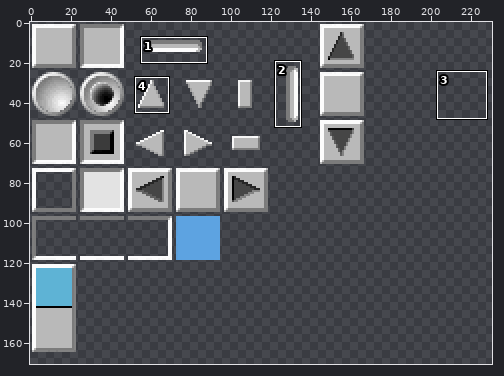
Two versions of one sprite sheet, images/GuiDefaultTheme.png. The first picture is a wide view before the edit; the outline marks the close-up.
Close-up. First the earlier version:
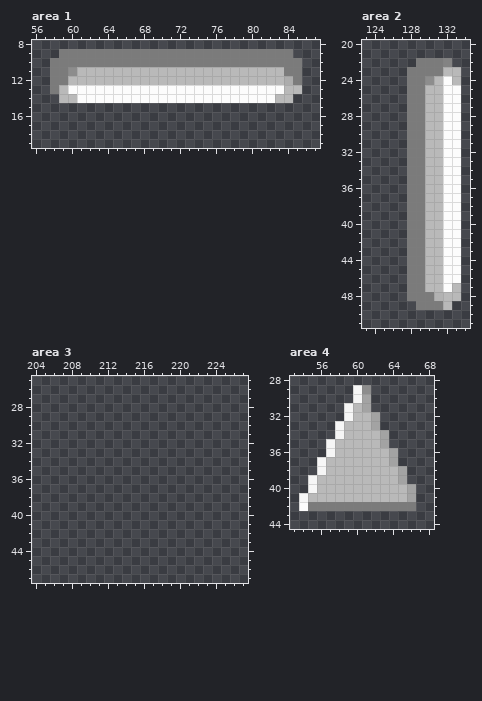
The file is 256x256 pixels. Pixels under 10% opacity are left out. Colours within 5 levels of each other are drawn and written as one. Shown: area 1: x 56..87, y 8..19; area 2: x 123..134, y 20..51; area 3: x 204..227, y 25..47; area 4: x 53..68, y 28..44. The wide view leaves out empty margins. The commit also changed other parts of the picture, which this record leaves out.
The same view after the edit:
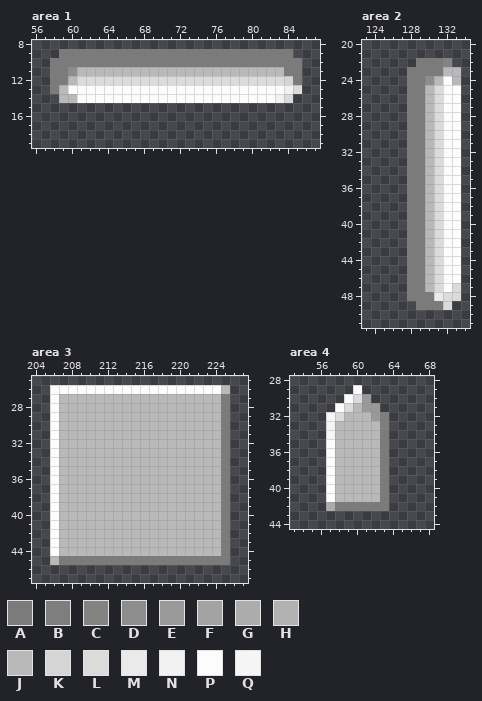
Palette (. is transparent): A #7b7b7b  B #808080f6  C #838383  D #8d8d8d  E #999999  F #a3a3a3  G #acacac  H #b2b2b2  J #b9b9b9  K #d5d5d5  L #dbdbdb  M #eaeaea  N #f2f2f2  P #fcfcfc  Q #fffffff2
Edits made:
--- area 1
@@ x 56..87 @@
 11 ..AADJJJJJJJJJJJJJJJJJJJJJJJAA..
-12 ..AAJJJJJJJJJJJJJJJJJJJJJJJJGA..
-13 ..AJPPPPPPPPPPPPPPPPPPPPPPPPJJ..
-14 ...JJPPPPPPPPPPPPPPPPPPPPPPJJ...
+12 ..AAJLLLLLLLLLLLLLLLLLLLLLLLKA..
+13 ..AJPPPPPPPPPPPPPPPPPPPPPPPPNL..
+14 ...JJPPPPPPPPPPPPPPPPPPPPPPNL...
 15 ................................
--- area 2
@@ x 129..134 @@
 24 ADJPJ.
-25 AJJPP.
-26 AJJPP.
-27 AJJPP.
-28 AJJPP.
-29 AJJPP.
-30 AJJPP.
-31 AJJPP.
-32 AJJPP.
-33 AJJPP.
-34 AJJPP.
-35 AJJPP.
-36 AJJPP.
-37 AJJPP.
-38 AJJPP.
-39 AJJPP.
-40 AJJPP.
-41 AJJPP.
-42 AJJPP.
-43 AJJPP.
-44 AJJPP.
-45 AJJPP.
-46 AJJPP.
-47 AJJPJ.
-48 AAHJJ.
-49 AAAJ..
+25 AJLPP.
+26 AJLPP.
+27 AJLPP.
+28 AJLPP.
+29 AJLPP.
+30 AJLPP.
+31 AJLPP.
+32 AJLPP.
+33 AJLPP.
+34 AJLPP.
+35 AJLPP.
+36 AJLPP.
+37 AJLPP.
+38 AJLPP.
+39 AJLPP.
+40 AJLPP.
+41 AJLPP.
+42 AJLPP.
+43 AJLPP.
+44 AJLPP.
+45 AJLPP.
+46 AJLPP.
+47 AJLPL.
+48 AAMLL.
+49 AAAL..
 50 ......
--- area 3
@@ x 204..227 @@
 25 ........................
-26 ........................
-27 ........................
-28 ........................
-29 ........................
-30 ........................
-31 ........................
-32 ........................
-33 ........................
-34 ........................
-35 ........................
-36 ........................
-37 ........................
-38 ........................
-39 ........................
-40 ........................
-41 ........................
-42 ........................
-43 ........................
-44 ........................
-45 ........................
+26 ..PPPPPPPPPPPPPPPPPPPJ..
+27 ..PJJJJJJJJJJJJJJJJJJA..
+28 ..PJJJJJJJJJJJJJJJJJJA..
+29 ..PJJJJJJJJJJJJJJJJJJA..
+30 ..PJJJJJJJJJJJJJJJJJJA..
+31 ..PJJJJJJJJJJJJJJJJJJA..
+32 ..PJJJJJJJJJJJJJJJJJJA..
+33 ..PJJJJJJJJJJJJJJJJJJA..
+34 ..PJJJJJJJJJJJJJJJJJJA..
+35 ..PJJJJJJJJJJJJJJJJJJA..
+36 ..PJJJJJJJJJJJJJJJJJJA..
+37 ..PJJJJJJJJJJJJJJJJJJA..
+38 ..PJJJJJJJJJJJJJJJJJJA..
+39 ..PJJJJJJJJJJJJJJJJJJA..
+40 ..PJJJJJJJJJJJJJJJJJJA..
+41 ..PJJJJJJJJJJJJJJJJJJA..
+42 ..PJJJJJJJJJJJJJJJJJJA..
+43 ..PJJJJJJJJJJJJJJJJJJA..
+44 ..PJJJJJJJJJJJJJJJJJJA..
+45 ..JAAAAAAAAAAAAAAAAAAA..
 46 ........................
--- area 4
@@ x 53..68 @@
 28 ................
-29 .......QD.......
-30 .......QF.......
-31 ......QJF.......
-32 ......QJJF......
-33 .....QJJJF......
-34 .....QJJJJF.....
-35 ....QJJJJJF.....
-36 ....QJJJJJJF....
-37 ...QJJJJJJJF....
-38 ...QJJJJJJJJF...
-39 ..QJJJJJJJJJF...
-40 ..QJJJJJJJJJJF..
-41 .QJJJJJJJJJJJF..
-42 .PAAAAAAAAAAAA..
+29 .......P........
+30 ......PLE.......
+31 .....PLJEE......
+32 ....QLJJJEB.....
+33 ....QJJJJJB.....
+34 ....QJJJJJA.....
+35 ....PJJJJJA.....
+36 ....PJJJJJA.....
+37 ....PJJJJJA.....
+38 ....PJJJJJA.....
+39 ....PJJJJJA.....
+40 ....PJJJJJA.....
+41 ....PJJJJJA.....
+42 ....GAAAAAA.....
 43 ................
Pixel boxes of the changes (left, top, right, bottom) in both close-ups:
changed: (77, 76, 302, 103)
changed: (434, 85, 461, 310)
added: (50, 385, 230, 565)
changed: (299, 385, 416, 511)
